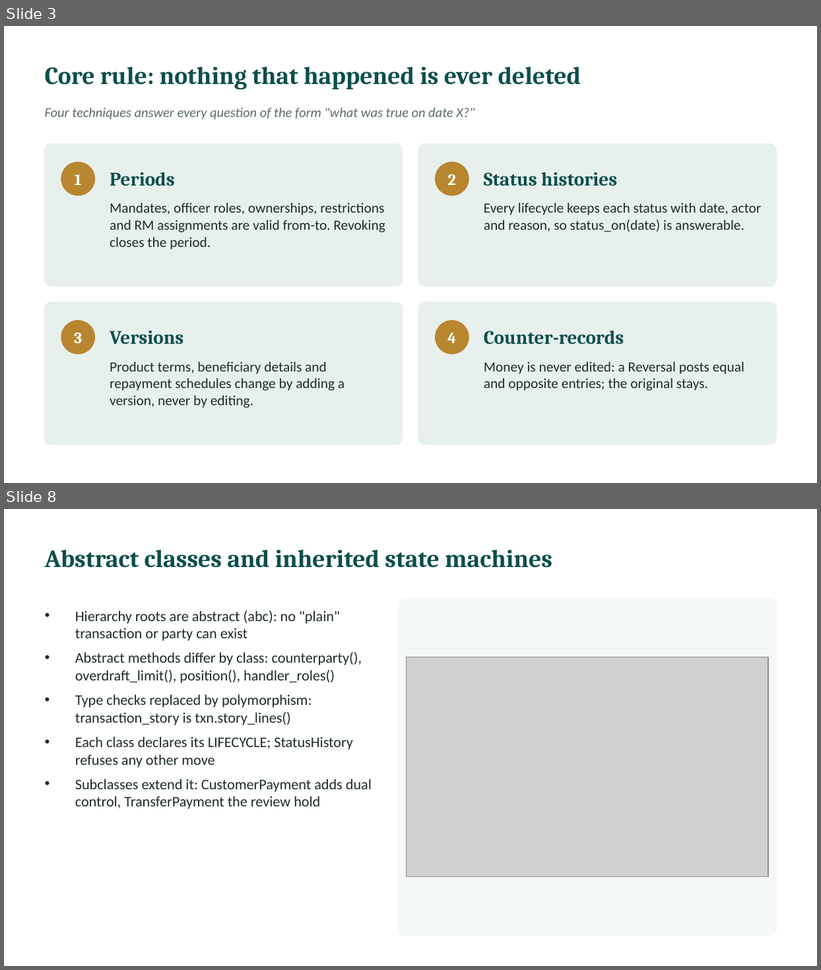
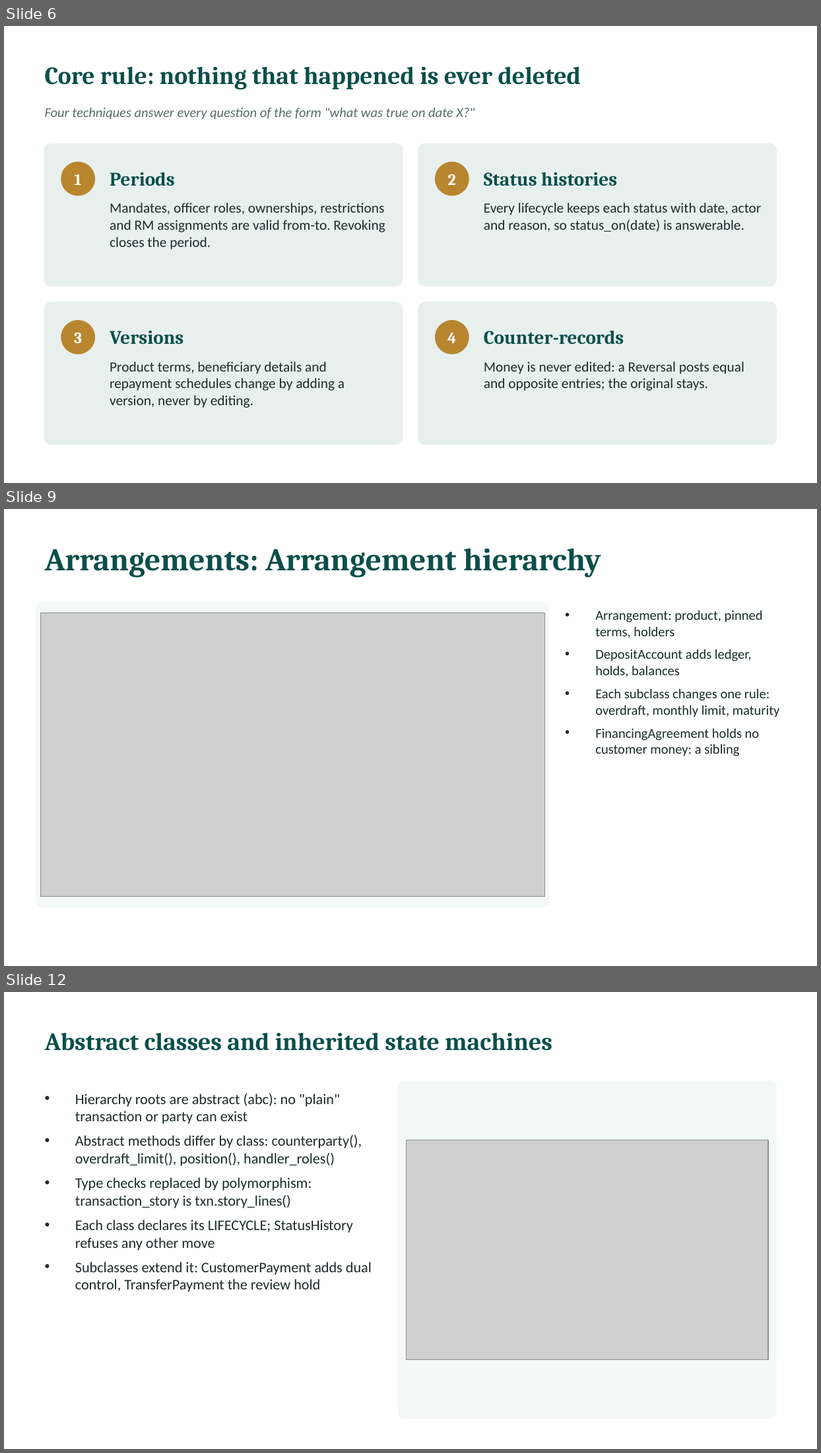
Before and after one commit to l255668-hash/commercial-banking, a slide deck: docs/Viva_Presentation.pptx. Shown one above the other, each under a label of ours: slides 3 and 8 before the commit, slides 6, 9 and 12 after it; the slides between them are not shown. The pictures are 821x970 and 821x1453 pixels, drawn with LibreOffice and Linux fonts; fonts in the diff are those of the drawing; grey boxes stand for pictures. Boxes give left, top, right and bottom in pixels: in the first picture for what was removed or moved away, otherwise in the second. Text is boxed around its words. In the diff, an @@ line names an element or a change of style, - is before the commit and + after.

```diff
--- a/docs/Viva_Presentation.pptx
+++ b/docs/Viva_Presentation.pptx
@@ slide 9 added at box(4, 509, 817, 966), background #FFFFFF @@
@@ text added at box(45, 548, 601, 577), 28 pt, text #0B4F4A, bold @@
+Arrangements: Arrangement hierarchy
@@ rounded rectangle added at box(36, 603, 548, 908), fill #F4F8F7, outline #F4F8F7 1 pt @@
@@ picture added at box(40, 613, 545, 897) @@
@@ text added at box(595, 610, 780, 757), 12 pt, text #1D2B2A @@
+• Arrangement: product, pinned terms, holders
+• DepositAccount adds ledger, holds, balances
+• Each subclass changes one rule: overdraft, monthly limit, maturity
+• FinancingAgreement holds no customer money: a sibling
@@ what was slide 3 is now slide 6 @@
@@ what was slide 8 is now slide 12 @@
```
Also in this commit, not shown: 3 slides changed, 7 other slides added, 3 slides removed, 6 other files.
